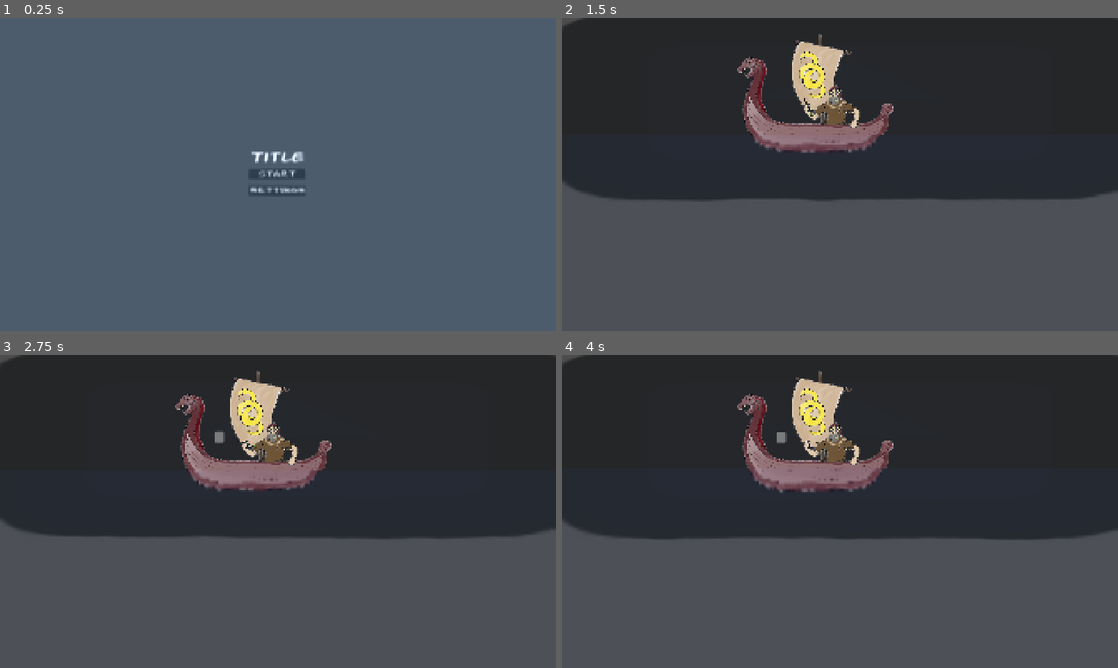
Above: before the commit, frames 1-4 (two rows, left to right).
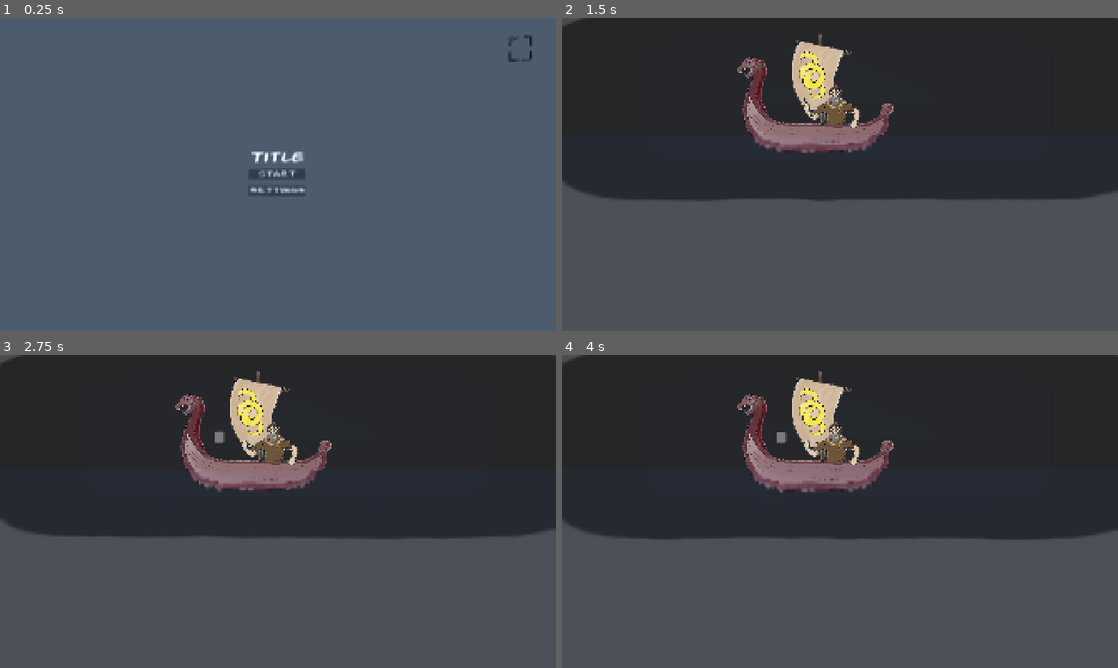
Above: after the commit, the same moments.

Repository: PARCISZEWSKI/fishinggwj
Game: Godot game, scene res://interface/main_menu.tscn
Two runs of this game, one before a commit and one after it. Both use one fixed random seed, a clock stepped at 60 frames per second and the inputs below. The engine's default icon, where the game draws it, is replaced by a stand-in: a white triangle on a blue panel in a dark square.
Inputs (mouse positions are in pixels of both pictures, inside the frame that each line leads up to):
- Up to frame 1 (0.25 s): no input
- Up to frame 2 (1.5 s): click (1084, 49) at 0.52 s; click "Start" at 1.25 s
- Up to frame 3 (2.75 s): tap Enter at 2 s; move the mouse to (400, 495) at 2.02 s; press the mouse at (400, 495) at 2.03 s
- Up to frame 4 (4 s): tap Space at 2.75 s; move the mouse to (728, 527) at 2.77 s; release the mouse at (728, 527) at 2.78 s; click (728, 527) at 2.85 s; tap Enter at 3.5 s; move the mouse to (895, 442) at 3.52 s; press the mouse at (895, 442) at 3.53 s

The runs differ from the first frame. In frame 1, less than 0.1% of the frame differs, in the area x 91-96%, y 5-14%; in frame 2, less than 0.1%; in frame 3, less than 0.1%; in frame 4, less than 0.1%.

Commit message:
Menu + audio changes again

Diff:
--- a/components/spear_component.gd
+++ b/components/spear_component.gd
@@ -2,10 +2,14 @@
 
 @export var torque_strength: float = 30.0 ##How fast it rotates
 @export var rotation_threshold: float = 0.5 ##How close to zero it is when it stops rotating
-
+@export var soundSpear: AudioStream ##Sound files for the spear
 #@export var max_speed_for_full_torque: float = 500.0
 
-func _physics_process(delta: float) -> void:
+func _ready() -> void:
+	var audio_player: = Audio.play_sound_2d(soundSpear, "Effects") ##Plays sound on the effects bus and save reference
+	audio_player.position = global_position #Sets the audio player position,
+
+func _physics_process(_delta: float) -> void:
 	if abs(rotation) > rotation_threshold:
 		# FIXME: Make spear rotate downards quicker the slower it goes
 		#var speed = linear_velocity.length()
--- a/components/spear_component.tscn
+++ b/components/spear_component.tscn
@@ -1,10 +1,21 @@
-[gd_scene load_steps=6 format=3 uid="uid://dmsp0jhx7uijx"]
+[gd_scene load_steps=11 format=3 uid="uid://dmsp0jhx7uijx"]
 
 [ext_resource type="Script" uid="uid://71cgj2lpfao1" path="res://components/spear_component.gd" id="1_m8umk"]
+[ext_resource type="AudioStream" uid="uid://gl6x8ux1hrul" path="res://assets/audio/Fiussh1.wav" id="2_6eegq"]
 [ext_resource type="Texture2D" uid="uid://b6ifsx6vy7h2h" path="res://icon.svg" id="2_iqvtk"]
 [ext_resource type="PackedScene" uid="uid://lvaymwdmerbq" path="res://components/health_component.tscn" id="3_3oxom"]
+[ext_resource type="AudioStream" uid="uid://bmx1tlktj8c2k" path="res://assets/audio/Fiussh2.wav" id="3_tk8uh"]
+[ext_resource type="AudioStream" uid="uid://bgprm7h38lhkn" path="res://assets/audio/Shee1.wav" id="4_p5h3v"]
+[ext_resource type="AudioStream" uid="uid://cid8ewca4p3gk" path="res://assets/audio/Pshsss1.wav" id="5_buks7"]
 
 [sub_resource type="PhysicsMaterial" id="PhysicsMaterial_kvbwv"]
+
+[sub_resource type="AudioStreamRandomizer" id="AudioStreamRandomizer_tym04"]
+streams_count = 4
+stream_0/stream = ExtResource("2_6eegq")
+stream_1/stream = ExtResource("3_tk8uh")
+stream_2/stream = ExtResource("4_p5h3v")
+stream_3/stream = ExtResource("5_buks7")
 
 [sub_resource type="RectangleShape2D" id="RectangleShape2D_t6vq1"]
 size = Vector2(4, 54.25)
@@ -15,6 +26,7 @@
 center_of_mass = Vector2(0, 32)
 can_sleep = false
 script = ExtResource("1_m8umk")
+soundSpear = SubResource("AudioStreamRandomizer_tym04")
 
 [node name="stick" type="Sprite2D" parent="."]
 modulate = Color(0.623201, 0.411766, 0.316446, 1)
--- a/interface/main_menu.gd
+++ b/interface/main_menu.gd
@@ -16,7 +16,7 @@
 @onready var musicSlide = $settings/music
 @onready var menu: = $menu
 @onready var settingsMenu: = $settings
-
+@onready var windowToggle: = $TextureButton
 #References to audio bus indexes requiered for volume control
 @onready var masterBus: = AudioServer.get_bus_index("Master")
 @onready var sfxBus: = AudioServer.get_bus_index("Effects")
@@ -26,7 +26,14 @@
 func _ready() -> void:
 	if skipMenu: #Skips menu if variable set to true, shortcut for testing
 		get_tree().change_scene_to_packed(startLevel)
+	if DisplayServer.window_get_mode() == DisplayServer.WINDOW_MODE_FULLSCREEN:
+		windowToggle.button_pressed = true
 
+# func _process(_delta: float) -> void: #FIXME: Ensure that the fullscreen button displays the right icon depeding on window mode
+# 	if DisplayServer.window_get_mode() == DisplayServer.WINDOW_MODE_FULLSCREEN:
+# 		windowToggle.button_pressed = true
+# 	if DisplayServer.window_get_mode() == DisplayServer.WINDOW_MODE_WINDOWED:
+# 		windowToggle.button_pressed = false
 
 func _on_start_button_down() -> void: ##Starts level on start button press
 	get_tree().change_scene_to_packed(startLevel)
@@ -55,3 +62,10 @@
 	menu.visible = true
 	settingsMenu.visible = false
 	Audio.play_sound(clickSound, "Effects")
+
+
+func _on_texture_button_toggled(toggled_on:bool) -> void: #Controls if we are in fullscreen or not
+	if toggled_on:
+		DisplayServer.window_set_mode(DisplayServer.WINDOW_MODE_FULLSCREEN)
+	else:
+		DisplayServer.window_set_mode(DisplayServer.WINDOW_MODE_WINDOWED)
--- a/interface/main_menu.tscn
+++ b/interface/main_menu.tscn
@@ -1,11 +1,13 @@
-[gd_scene load_steps=10 format=3 uid="uid://hijht0dsuvgo"]
+[gd_scene load_steps=12 format=3 uid="uid://hijht0dsuvgo"]
 
 [ext_resource type="Theme" uid="uid://cfkxwyulff85" path="res://assets/theme.tres" id="1_g8ogf"]
 [ext_resource type="Script" uid="uid://b7sbeegio13yy" path="res://interface/main_menu.gd" id="1_wwcsp"]
 [ext_resource type="PackedScene" uid="uid://hsux5oifdyix" path="res://assets/water_shader.tscn" id="2_dftu7"]
 [ext_resource type="PackedScene" uid="uid://b76s64dbrngm4" path="res://scenes/main.tscn" id="2_i5udr"]
-[ext_resource type="AudioStream" uid="uid://w8wresqasftc" path="res://assets/audio/Beep.wav" id="3_bjm56"]
+[ext_resource type="AudioStream" uid="uid://bxt36m8we87f8" path="res://assets/audio/Boop.wav" id="3_bjm56"]
 [ext_resource type="Shader" uid="uid://2jyk63bthwvy" path="res://assets/water_shader.gdshader" id="3_rahlh"]
+[ext_resource type="Texture2D" uid="uid://b48kcaieiyha" path="res://assets/fullscreen_icon.png" id="7_i2iwl"]
+[ext_resource type="Texture2D" uid="uid://cutltocyoo061" path="res://assets/Minimize_icon.png" id="8_sra6w"]
 
 [sub_resource type="FastNoiseLite" id="FastNoiseLite_i74xo"]
 
@@ -184,9 +186,26 @@
 position = Vector2(978.125, 553.875)
 scale = Vector2(1991.75, 1164.25)
 
+[node name="TextureButton" type="TextureButton" parent="."]
+modulate = Color(4.09111e-07, 0.409504, 0.410161, 1)
+self_modulate = Color(0, 0.396861, 0.396861, 1)
+anchors_preset = 1
+anchor_left = 1.0
+anchor_right = 1.0
+offset_left = -166.0
+offset_top = 60.0
+offset_right = -15.9999
+offset_bottom = 210.0
+grow_horizontal = 0
+scale = Vector2(0.6, 0.6)
+toggle_mode = true
+texture_normal = ExtResource("7_i2iwl")
+texture_pressed = ExtResource("8_sra6w")
+
 [connection signal="button_down" from="menu/start" to="." method="_on_start_button_down"]
 [connection signal="button_down" from="menu/settings" to="." method="_on_settings_button_down"]
 [connection signal="value_changed" from="settings/master" to="." method="_on_master_value_changed"]
 [connection signal="value_changed" from="settings/music" to="." method="_on_music_value_changed"]
 [connection signal="value_changed" from="settings/sfx" to="." method="_on_sfx_value_changed"]
 [connection signal="button_down" from="settings/back" to="." method="_on_back_button_down"]
+[connection signal="toggled" from="TextureButton" to="." method="_on_texture_button_toggled"]
--- a/nodes/fish.gd
+++ b/nodes/fish.gd
@@ -1,9 +1,12 @@
 class_name Fish
 extends Area2D
 
+
+@export var move_speed = 100.0
+@export var soundDeath: AudioStream
+
 var starting_position: Vector2
 var direction: Vector2 = Vector2.RIGHT  # Initialize with a default direction
-var move_speed = 100.0
 
 func _ready():
 	starting_position = position
@@ -20,7 +23,8 @@
 	#FIXME: Add export variable
 	if position.y < 0 or position.y > get_viewport_rect().size.y:
 		direction.y *= -1  # Reverse y direction
-
+func _exit_tree() -> void:
+	pass
 func _on_timer_timeout():  #Change direction randomly
 	direction = Vector2(randf_range(-1, 1), randf_range(-1, 1)).normalized()
 	if direction.x != 0:
@@ -29,3 +33,5 @@
 
 func _on_body_entered(body) -> void:
 	queue_free()
+	var audio_player = Audio.play_sound_2d(soundDeath, "Effects")
+	audio_player.position = global_position
--- a/nodes/fish.tscn
+++ b/nodes/fish.tscn
@@ -1,7 +1,8 @@
-[gd_scene load_steps=5 format=3 uid="uid://3jpb3qgykne6"]
+[gd_scene load_steps=6 format=3 uid="uid://3jpb3qgykne6"]
 
 [ext_resource type="Script" uid="uid://c51ge6ussp3sm" path="res://nodes/fish.gd" id="1_e6jyy"]
 [ext_resource type="Texture2D" uid="uid://bde6vrmvi8drk" path="res://assets/Bass.png" id="2_ju88t"]
+[ext_resource type="AudioStream" uid="uid://c2hybu6kct46l" path="res://assets/audio/Bloopblop.wav" id="2_p743a"]
 [ext_resource type="Texture2D" uid="uid://xwpn26hceopw" path="res://assets/Bass Outline.png" id="3_p743a"]
 
 [sub_resource type="CapsuleShape2D" id="CapsuleShape2D_e6jyy"]
@@ -11,6 +12,7 @@
 [node name="fish" type="Area2D"]
 scale = Vector2(3, 3)
 script = ExtResource("1_e6jyy")
+soundDeath = ExtResource("2_p743a")
 
 [node name="visual" type="Node2D" parent="."]
 
--- a/nodes/player.tscn
+++ b/nodes/player.tscn
@@ -1,19 +1,24 @@
-[gd_scene load_steps=4 format=3 uid="uid://kyv8vx6ntb8s"]
+[gd_scene load_steps=5 format=3 uid="uid://kyv8vx6ntb8s"]
 
 [ext_resource type="Script" uid="uid://o63u6p4bhfns" path="res://nodes/player.gd" id="1_bms3g"]
 [ext_resource type="Texture2D" uid="uid://dva4tkpv6eyev" path="res://assets/bátur með dúddda.png" id="2_me0cc"]
 [ext_resource type="PackedScene" uid="uid://u2tnc6x8pm77" path="res://nodes/spear.tscn" id="3_me0cc"]
+[ext_resource type="Texture2D" uid="uid://bf87sntv4onod" path="res://assets/hendi 1.png" id="4_hqdnm"]
 
 [node name="player" type="Node2D"]
 script = ExtResource("1_bms3g")
 availableItems = Array[int]([0])
 
-[node name="items" type="Node2D" parent="."]
-
-[node name="BáturMeðDúddda" type="Sprite2D" parent="items"]
+[node name="BáturMeðDúddda" type="Sprite2D" parent="."]
 position = Vector2(-5, -202)
 texture = ExtResource("2_me0cc")
+
+[node name="items" type="Node2D" parent="."]
 
 [node name="spear" parent="items" instance=ExtResource("3_me0cc")]
 position = Vector2(-34, -150)
 throw_force = 10.0
+
+[node name="Hendi1" type="Sprite2D" parent="."]
+position = Vector2(-5, -203)
+texture = ExtResource("4_hqdnm")
--- a/nodes/spear.gd
+++ b/nodes/spear.gd
@@ -4,8 +4,8 @@
 @export var throw_force: float = 105 ##Force spear is throw with
 @export var spearPhysics: PackedScene ##Scene to be loaded
 @export var oscillation_speed: float = PI/2.0 ##Bigger number -> faster
-
-
+@export var soundReady: AudioStream
+@export var soundThrow: AudioStream
 
 
 var direction: Vector2 ##Direction to mouseposition
@@ -44,6 +44,8 @@
 			if Input.is_action_just_pressed("primary"):
 				current_state = SPEARSTATUS.charging
 				chargeBar.visible = true
+				var audio_player = Audio.play_sound_2d(soundReady, "Effects") #FIXME: Mismunandi hljóð fyrir ready og að byrja að charge-a
+				audio_player.position = global_position
 
 		SPEARSTATUS.charging: #Charging spear throw
 			var mouse_pos = get_global_mouse_position()
@@ -63,10 +65,14 @@
 			if Input.is_action_just_released("primary"):
 				chargeBar.visible = false
 				useItem()
+				var audio_player = Audio.play_sound_2d(soundThrow, "Effects")
+				audio_player.position = global_position
 
 		SPEARSTATUS.thrown:
 			if Input.is_action_just_pressed("primary"): #Click again to reset
 				resetItem()
+				var audio_player = Audio.play_sound_2d(soundReady, "Effects")
+				audio_player.position = global_position
 		#FIXME: Implement return state where spears is dragged back towards ship and then it is reset
 
 func useItem() -> void: ##Spawn and fires a spearPhysics spear
--- a/nodes/spear.tscn
+++ b/nodes/spear.tscn
@@ -1,13 +1,31 @@
-[gd_scene load_steps=4 format=3 uid="uid://u2tnc6x8pm77"]
+[gd_scene load_steps=11 format=3 uid="uid://u2tnc6x8pm77"]
 
 [ext_resource type="Script" uid="uid://dxofn5a4yvwjk" path="res://nodes/spear.gd" id="1_kvbwv"]
 [ext_resource type="Texture2D" uid="uid://b6ifsx6vy7h2h" path="res://icon.svg" id="1_py0la"]
 [ext_resource type="PackedScene" uid="uid://dmsp0jhx7uijx" path="res://components/spear_component.tscn" id="2_kvbwv"]
+[ext_resource type="AudioStream" uid="uid://bhkxha873p5bt" path="res://assets/audio/Huegh2.wav" id="3_xfj8g"]
+[ext_resource type="AudioStream" uid="uid://fyjbenl61lim" path="res://assets/audio/Guegh1.wav" id="4_62smr"]
+[ext_resource type="AudioStream" uid="uid://cn7geep21dejf" path="res://assets/audio/Huee1.wav" id="5_8bevu"]
+[ext_resource type="AudioStream" uid="uid://c7xjgrfohtjmv" path="res://assets/audio/huee2.wav" id="6_yi2k3"]
+[ext_resource type="AudioStream" uid="uid://bjhom22vbfnqy" path="res://assets/audio/Huee3.wav" id="7_pi7o2"]
+
+[sub_resource type="AudioStreamRandomizer" id="AudioStreamRandomizer_rl61q"]
+streams_count = 2
+stream_0/stream = ExtResource("3_xfj8g")
+stream_1/stream = ExtResource("4_62smr")
+
+[sub_resource type="AudioStreamRandomizer" id="AudioStreamRandomizer_w2pan"]
+streams_count = 3
+stream_0/stream = ExtResource("5_8bevu")
+stream_1/stream = ExtResource("6_yi2k3")
+stream_2/stream = ExtResource("7_pi7o2")
 
 [node name="spear" type="Node2D"]
 script = ExtResource("1_kvbwv")
 spearPhysics = ExtResource("2_kvbwv")
 oscillation_speed = 5.0
+soundReady = SubResource("AudioStreamRandomizer_rl61q")
+soundThrow = SubResource("AudioStreamRandomizer_w2pan")
 
 [node name="chargeBar" type="ProgressBar" parent="."]
 visible = false
--- a/scenes/main.tscn
+++ b/scenes/main.tscn
@@ -22,7 +22,7 @@
 shader_parameter/speed = Vector2(0.03, 0.07)
 shader_parameter/wave_strength = 2.0
 shader_parameter/scale_y = 100.0
-shader_parameter/y_zoom = 0.289664
+shader_parameter/y_zoom = 1.0
 
 [sub_resource type="CanvasTexture" id="CanvasTexture_1elys"]
 
Binary file added: assets/Minimize_icon.png
Not shown, added: assets/Minimize_icon.png.import
Not shown, added: assets/audio/Bahh.wav.import
Not shown, added: assets/audio/Egeugh1.wav.import
Not shown, added: assets/audio/Fiussh1.wav.import
Not shown, added: assets/audio/Fiussh2.wav.import
Not shown, added: assets/audio/Guegh1.wav.import
Not shown, added: assets/audio/Huee1.wav.import
Not shown, added: assets/audio/Huee3.wav.import
Not shown, added: assets/audio/Huegh1.wav.import
Not shown, added: assets/audio/Huegh2.wav.import
Not shown, added: assets/audio/Piehh1.wav.import
(and 25 more such lines)
